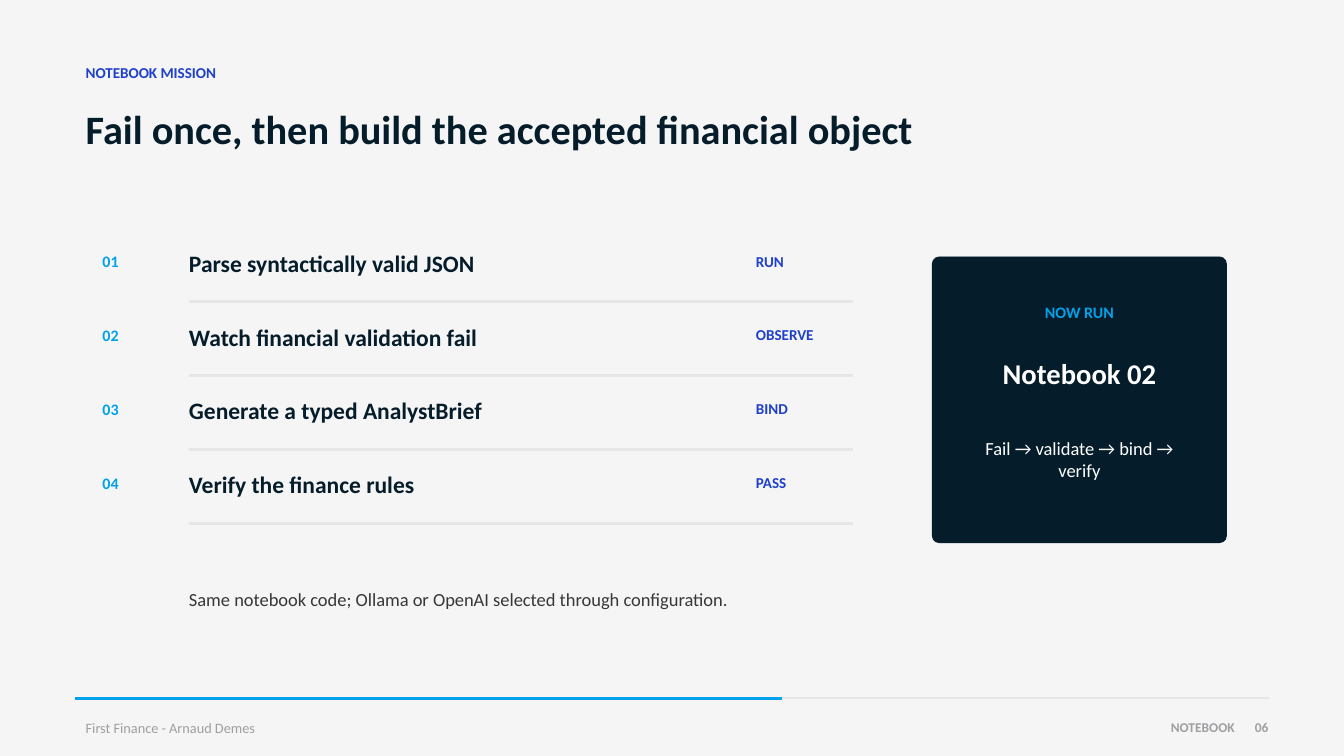
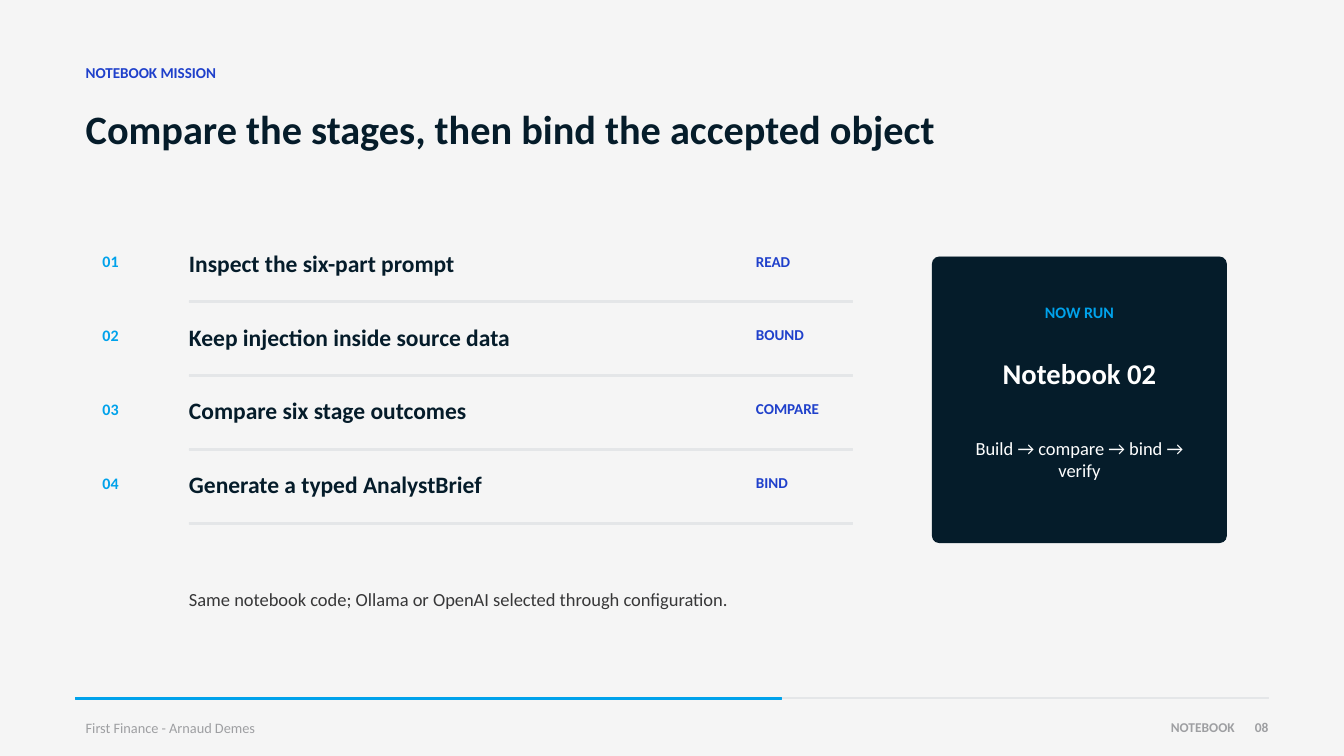
Before and after one commit to Nonocho/finai-academy, a slide deck: slide 8 of decks/02-prompts-and-structured-outputs.pptx (slide 6 before the commit). Drawn at 1344x756 pixels with LibreOffice and Linux fonts; fonts in the diff are those of the drawing. Boxes give left, top, right and bottom in pixels: in the first picture for what was removed or moved away, otherwise in the second. Text is boxed around its words. In the diff, an @@ line names an element or a change of style, - is before the commit and + after.

Commit message:
lesson: add progressive financial prompt engineering

```diff
--- a/decks/02-prompts-and-structured-outputs.pptx
+++ b/decks/02-prompts-and-structured-outputs.pptx
@@ text at [86, 115, 935, 151]: text changed @@
-Fail once, then build the accepted financial object
+Compare the stages, then bind the accepted object
@@ text at [189, 255, 454, 276]: text changed @@
-Parse syntactically valid JSON
+Inspect the six-part prompt
@@ text at [756, 257, 790, 267]: text changed @@
-RUN
+READ
@@ text at [189, 329, 510, 350]: text changed @@
-Watch financial validation fail
+Keep injection inside source data
@@ text at [756, 330, 804, 340]: text changed @@
-OBSERVE
+BOUND
@@ text added at [189, 402, 467, 423], 21 pt, text #051C2A, bold @@
+Compare six stage outcomes
@@ text added at [756, 404, 819, 414], 13.5 pt, text #1F40CB, bold @@
+COMPARE
@@ text at [976, 442, 1162, 480]: text changed @@
-Fail → validate → bind → verify
+Build → compare → bind → verify
@@ text "Generate a typed AnalystBrief": place and size @@
-text "Generate a typed AnalystBrief" at [189, 402, 482, 423]
+text "Generate a typed AnalystBrief" at [189, 476, 482, 497]
@@ text removed at [189, 476, 414, 497] @@
-Verify the finance rules
@@ text "BIND": place and size @@
-text "BIND" at [756, 404, 788, 414]
+text "BIND" at [756, 478, 788, 488]
@@ text removed at [756, 478, 786, 488] @@
-PASS
```
Also in this commit, not shown: 4 other slides changed, 2 slides added, 6 other files.
